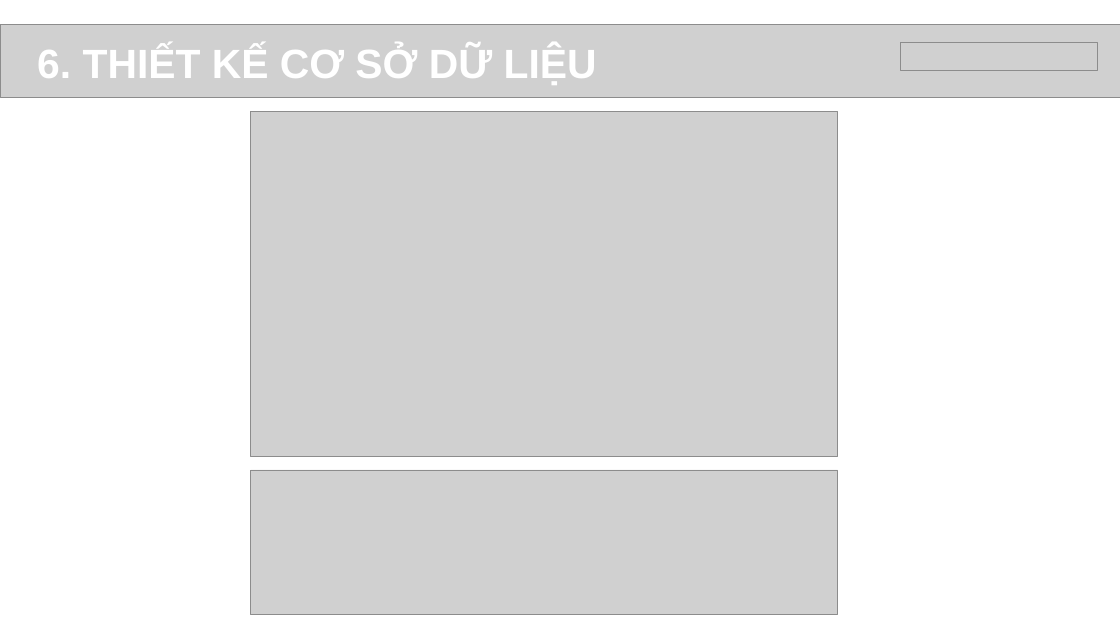
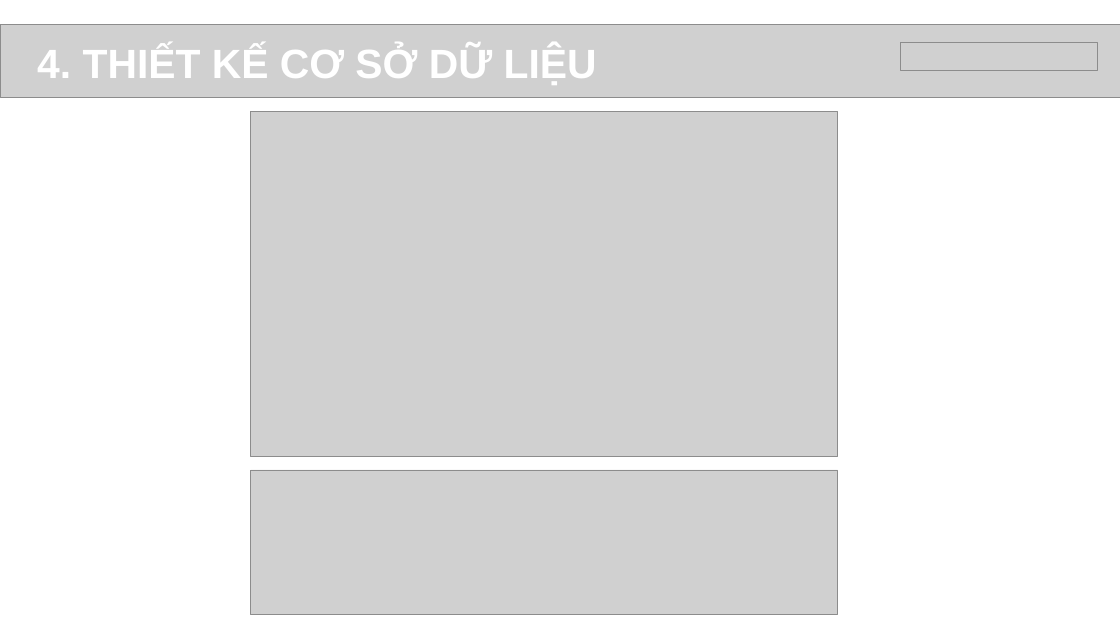
Before and after one commit to Trong-Nhan/EprojectSem3, a slide deck: slide 9 of My Image.pptx. Drawn at 1120x630 pixels with LibreOffice and Linux fonts; fonts in the diff are those of the drawing; grey boxes stand for pictures. Boxes give left, top, right and bottom in pixels: in the first picture for what was removed or moved away, otherwise in the second. Text is boxed around its words. In the diff, an @@ line names an element or a change of style, - is before the commit and + after.

```diff
--- a/My Image.pptx
+++ b/My Image.pptx
@@ text in free at (x1=37, y1=45, x2=597, y2=85): text changed @@
-6. THIẾT KẾ CƠ SỞ DỮ LIỆU
+4. THIẾT KẾ CƠ SỞ DỮ LIỆU
```
Also in this commit, not shown: 5 other slides changed, 9 other files.
